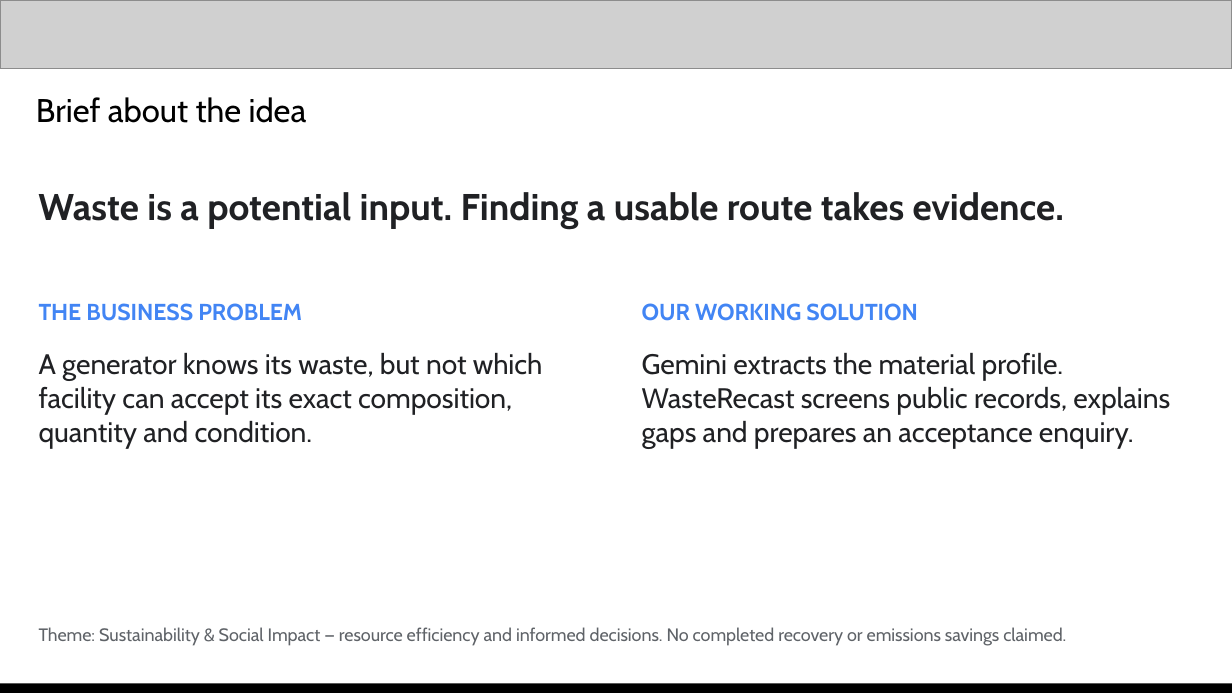
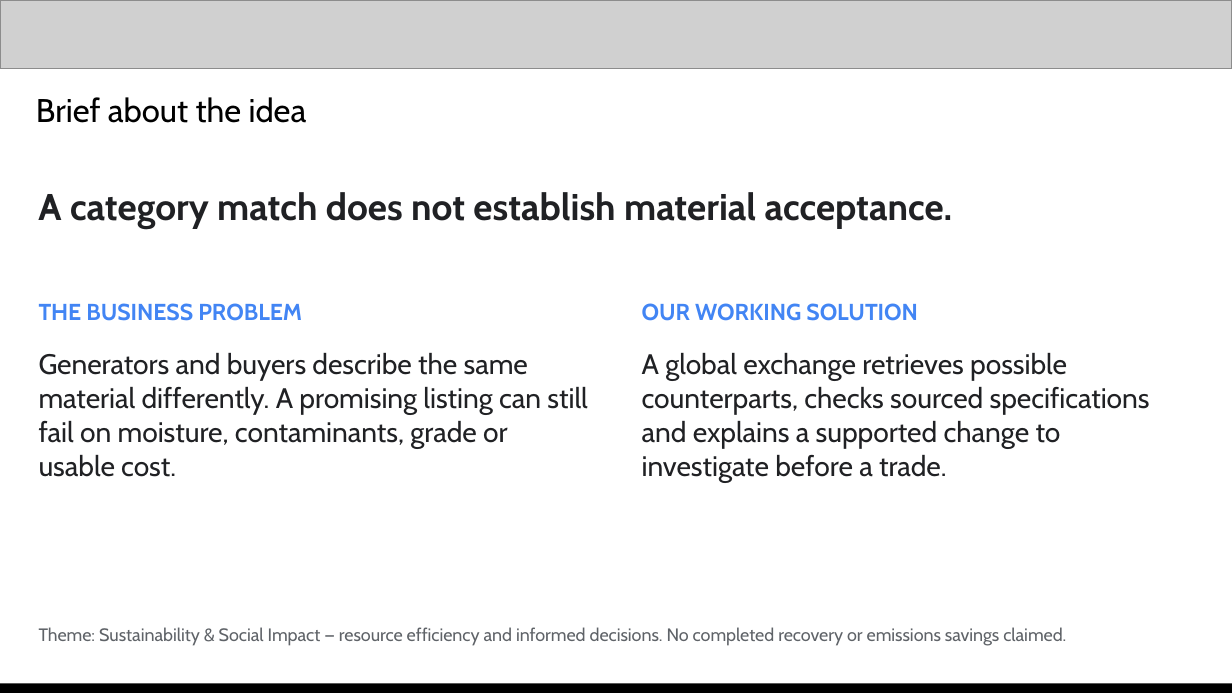
Before and after one commit to anshuman542018/wasterecast, a slide deck: slide 3 of submission/Clorex_WasteRecast_Pitch_Deck.pptx. Drawn at 1232x693 pixels with LibreOffice and Linux fonts; fonts in the diff are those of the drawing; grey boxes stand for pictures. Boxes give left, top, right and bottom in pixels: in the first picture for what was removed or moved away, otherwise in the second. Text is boxed around its words. In the diff, an @@ line names an element or a change of style, - is before the commit and + after.

```diff
--- a/submission/Clorex_WasteRecast_Pitch_Deck.pptx
+++ b/submission/Clorex_WasteRecast_Pitch_Deck.pptx
@@ text at (x1=38, y1=192, x2=953, y2=229): text changed @@
-Waste is a potential input. Finding a usable route takes evidence.
+A category match does not establish material acceptance.
@@ text at (x1=39, y1=353, x2=587, y2=477): text changed @@
-A generator knows its waste, but not which facility can accept its exact composition, quantity and condition.
+Generators and buyers describe the same material differently. A promising listing can still fail on moisture, contaminants, grade or usable cost.
@@ text at (x1=642, y1=353, x2=1150, y2=482): text changed @@
-Gemini extracts the material profile. WasteRecast screens public records, explains gaps and prepares an acceptance enquiry.
+A global exchange retrieves possible counterparts, checks sourced specifications and explains a supported change to investigate before a trade.
```
Also in this commit, not shown: 14 other slides changed, 10 other files.
